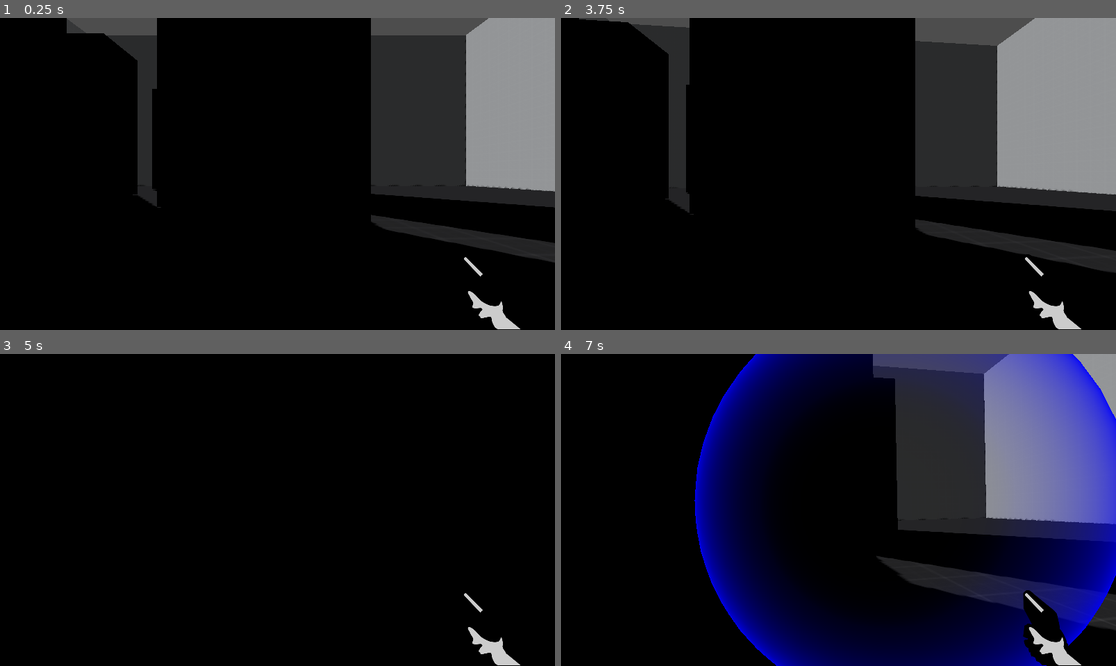
Above: before the commit, frames 1-4 (two rows, left to right).
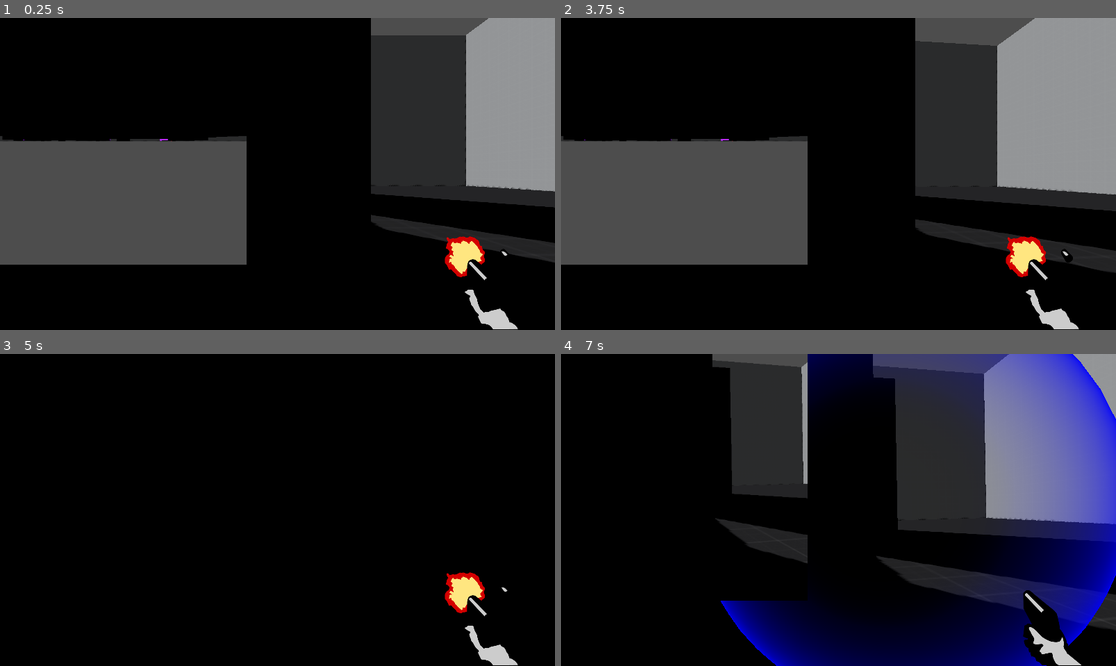
Above: after the commit, the same moments.

Repository: anirudhvsp/sourceFps
Game: Godot game, scene res://Scenes/world.tscn
Same seed, same stepped clock (60 frames per second), same inputs: the game is played once before the commit and once after it.
Inputs (mouse positions are in pixels of both pictures, inside the frame that each line leads up to):
- Up to frame 1 (0.25 s): no input
- Up to frame 2 (3.75 s): move the mouse to (866, 174) at 0.52 s; hold Q (ability1) 0.53-1.28 s; hold W (forward) from 0.53 s (still down); tap Space (jump) at 0.77, 1.52, 3.02 s; move the mouse to (810, 174) at 1.27 s; tap Q (ability1) at 1.35, 2.3, 3.05 s; tap Enter at 2 s; move the mouse to (849, 167) at 2.02 s; press the mouse at (849, 167) at 2.03 s; move the mouse to (832, 180) at 2.77 s; release the mouse at (832, 180) at 2.78 s; right-click (832, 180) at 2.85 s; tap ` (reset) at 3.5 s; move the mouse to (877, 177) at 3.52 s; hold Shift (walk) from 3.53 s (still down)
- Up to frame 3 (5 s): keep holding W (forward); tap Space (jump) at 3.77, 4.52 s; tap Q (ability1) at 3.8, 4.35 s; move the mouse to (233, 506) at 4.27 s; release Shift (walk) at 4.28 s
- Up to frame 4 (7 s): tap ` (reset) at 5 s; move the mouse to (844, 510) at 5.02 s; hold Q (ability1) 5.03-5.78 s; move the mouse to (816, 503) at 5.77 s; release W (forward) at 5.78 s; hold D (right) 5.78-6.53 s; click (816, 503) at 5.85 s; tap Space (jump) at 6.02, 6.77 s; tap Q (ability1) at 6.05 s; move the mouse to (866, 510) at 6.52 s; hold W (forward) from 6.53 s (still down); hold Q (ability1) from 6.53 s (still down); right-click (866, 510) at 6.6 s

The runs differ from the first frame. In frame 1, 21% of the frame differs, in the area x 0-94%, y 0-100%; in frame 2, 21%; in frame 3, 0.9%; in frame 4, 13%.

Commit message:
added tpCam initial implementaion build#9

Diff:
--- a/Scenes/player.tscn
+++ b/Scenes/player.tscn
@@ -1,10 +1,11 @@
-[gd_scene load_steps=13 format=3 uid="uid://wjka3qnx3jcx"]
+[gd_scene load_steps=14 format=3 uid="uid://wjka3qnx3jcx"]
 
 [ext_resource type="Script" path="res://scripts/Player.gd" id="1_cyqgd"]
 [ext_resource type="Texture2D" uid="uid://diak0d2wdcysx" path="res://Assets/gun_sprites.png" id="2_p3aon"]
 [ext_resource type="Script" path="res://scripts/AnimatedSprite2D.gd" id="3_1aqq3"]
 [ext_resource type="Texture2D" uid="uid://bv0oswwa6fu7q" path="res://Assets/crosshair.png" id="4_nogtv"]
 [ext_resource type="Script" path="res://scripts/Sprite2D.gd" id="4_ywbrj"]
+[ext_resource type="Script" path="res://scripts/SubViewport.gd" id="6_aqpba"]
 
 [sub_resource type="CapsuleShape3D" id="CapsuleShape3D_wvnth"]
 radius = 0.35
@@ -55,7 +56,7 @@
 }],
 "loop": false,
 "name": &"shoot",
-"speed": 20.0
+"speed": 40.0
 }]
 
 [node name="Player" type="CharacterBody3D"]
@@ -86,6 +87,7 @@
 [node name="AnimatedSprite2D" type="AnimatedSprite2D" parent="Head/GunAnchor/Node2D"]
 scale = Vector2(0.5, 0.5)
 sprite_frames = SubResource("SpriteFrames_5x8gi")
+animation = &"shoot"
 script = ExtResource("3_1aqq3")
 
 [node name="crosshair" type="Sprite2D" parent="Head/GunAnchor/Node2D"]
@@ -93,4 +95,11 @@
 texture = ExtResource("4_nogtv")
 script = ExtResource("4_ywbrj")
 
-[node name="SubViewport" type="SubViewport" parent="."]
+[node name="SubViewportContainer" type="SubViewportContainer" parent="."]
+offset_right = 40.0
+offset_bottom = 40.0
+
+[node name="SubViewport" type="SubViewport" parent="SubViewportContainer"]
+script = ExtResource("6_aqpba")
+
+[node name="Camera3D" type="Camera3D" parent="SubViewportContainer/SubViewport"]
--- a/Scenes/warp_camera.tscn
+++ b/Scenes/warp_camera.tscn
@@ -3,3 +3,4 @@
 [node name="warpCamera" type="Node3D"]
 
 [node name="Camera3D" type="Camera3D" parent="."]
+transform = Transform3D(1, 0, 0, 0, 1, 0, 0, 0, 1, 0, 1.3, 0)
--- a/project.godot
+++ b/project.godot
@@ -75,3 +75,7 @@
 , Object(InputEventMouseButton,"resource_local_to_scene":false,"resource_name":"","device":-1,"window_id":0,"alt_presse …(244 unchanged characters)…
 ]
 }
+
+[rendering]
+
+renderer/rendering_method="gl_compatibility"
--- a/scripts/Player.gd
+++ b/scripts/Player.gd
@@ -9,11 +9,12 @@
 const JUMP_IMPULSE = sqrt(2 * GRAVITY * 0.85)
 const PLAYER_WALKING_MULTIPLIER = 0.666
 @onready var animated_sprite_2d = $Head/GunAnchor/Node2D/AnimatedSprite2D
+@onready var ray_cast_3d = $Head/RayCast3D
+@onready var camera_3d = $SubViewportContainer/SubViewport/Camera3D
 
 @onready var omni_light_3d = $Head/OmniLight3D
 var bullet_scene = preload("res://Scenes/bullet.tscn")  # Update the path to your bullet scene
 var hitMarker = preload("res://Scenes/hit_marker.tscn")
-@onready var ray_cast_3d = $Head/RayCast3D
 @onready var head = $Head
 @onready var gun_anchor = $Head/GunAnchor
 var emissive_material : ShaderMaterial = preload("res://scripts/new_shader_material.tres")
@@ -163,6 +164,9 @@
 			warpCamInstance = warpCam.instantiate()
 			tpMarkerInstance.add_child(warpCamInstance)
 		warpCamInstance.global_rotation = head.global_rotation
+		#warpCamInstance.get_child(0).set_current(true)
+		camera_3d.global_position = warpCamInstance.global_position
+		camera_3d.global_rotation = warpCamInstance.global_rotation
 
 
 
--- /dev/null
+++ b/scripts/SubViewport.gd
@@ -0,0 +1,11 @@
+extends SubViewport
+
+
+# Called when the node enters the scene tree for the first time.
+func _ready():
+	pass
+
+
+# Called every frame. 'delta' is the elapsed time since the previous frame.
+func _process(delta):
+	pass
--- a/scripts/bullets.gd
+++ b/scripts/bullets.gd
@@ -11,7 +11,7 @@
 		var start = i.get_meta("start")
 		var end = i.get_meta("end")
 		if(i.global_position!= start):
-			i.global_position = i.global_position.move_toward(start,0.5)
+			i.global_position = i.global_position.move_toward(start,0.25)
 		else:
 			i.queue_free()
 			nodes.erase(i)
Not shown, changed: export_presets.cfg
Empty file added: shaders/postProcess.gdshader
Not shown, added: Scenes/pla52FA.tmp
Not shown, added: builds/web/build9.apple-touch-icon.png
Not shown, added: builds/web/build9.audio.worklet.js
Not shown, added: builds/web/build9.html
Not shown, added: builds/web/build9.icon.png
Not shown, added: builds/web/build9.js
Not shown, added: builds/web/build9.pck
Not shown, added: builds/web/build9.png
Not shown, added: builds/web/build9.wasm
Not shown, added: builds/web/build9.worker.js
(and 2 more such lines)
